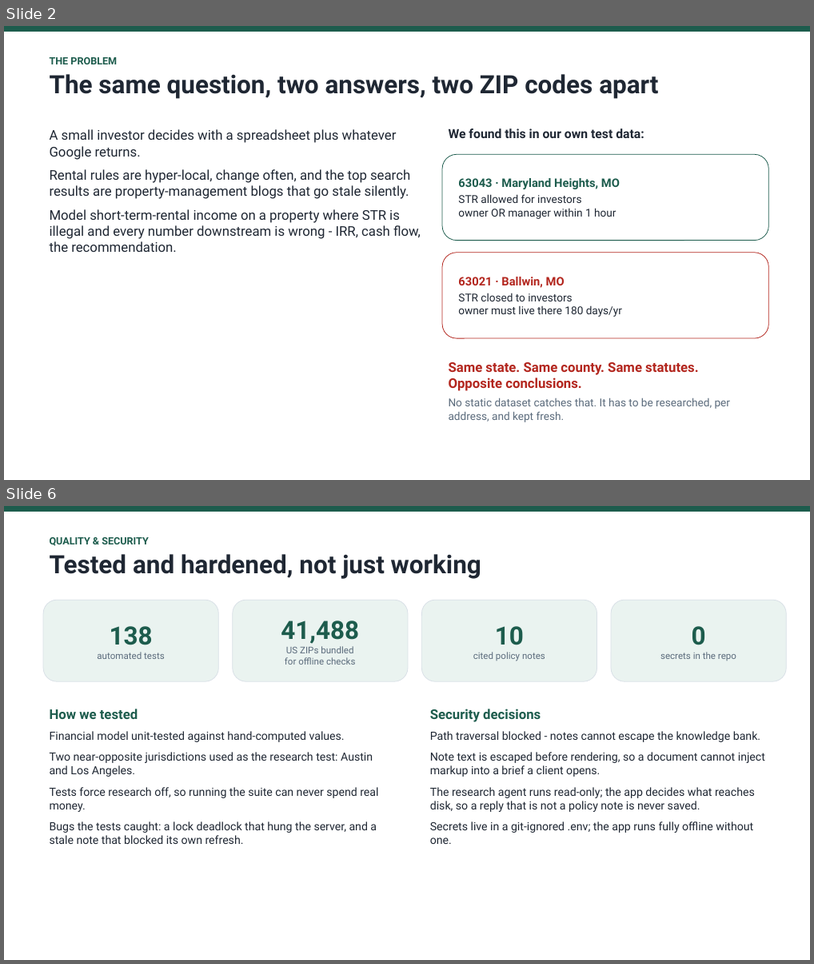
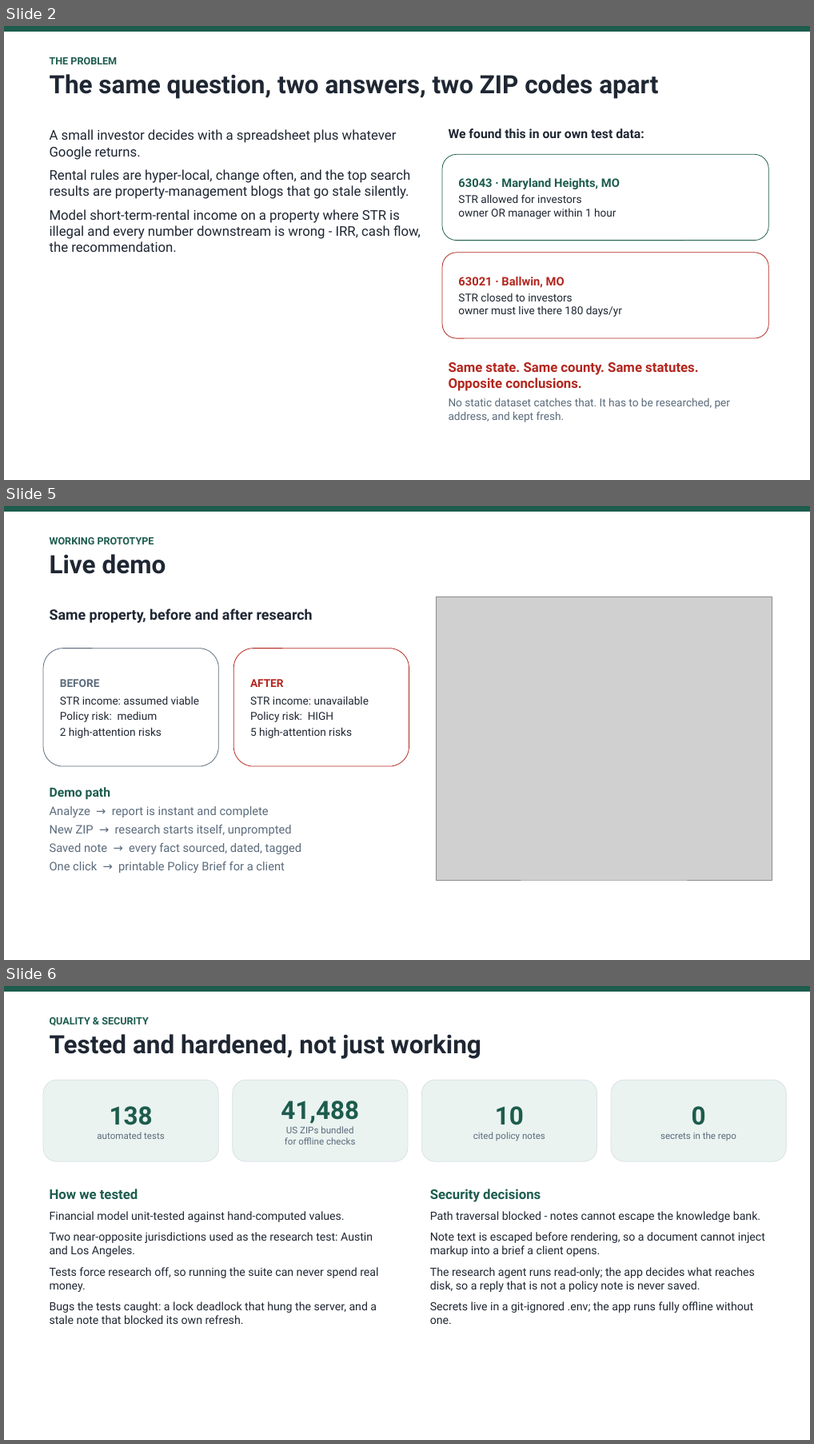
Before and after one commit to AsisNath/Real-Estate-Investment-Decision-Support, a slide deck: docs/submission/NorthStar-Presentation.pptx. Shown one above the other, each under a label of ours: slides 2 and 6 before the commit, slides 2, 5 and 6 after it; the slides between them are not shown. The pictures are 814x964 and 814x1444 pixels, drawn with LibreOffice and Linux fonts; fonts in the diff are those of the drawing; grey boxes stand for pictures. Boxes give left, top, right and bottom in pixels: in the first picture for what was removed or moved away, otherwise in the second. Text is boxed around its words. In the diff, an @@ line names an element or a change of style, - is before the commit and + after.

```diff
--- a/docs/submission/NorthStar-Presentation.pptx
+++ b/docs/submission/NorthStar-Presentation.pptx
@@ slide 5 added at <box>4,506,810,960</box>, background #FFFFFF @@
@@ rectangle added at <box>4,506,810,512</box>, fill #1D5C4D @@
@@ text added at <box>50,537,166,574</box>, 12 pt, text #1D5C4D, bold @@
+WORKING PROTOTYPE
+Live demo
@@ picture added at <box>437,596,772,880</box> @@
@@ text added at <box>50,608,313,623</box>, 17 pt, text #1F2733, bold @@
+Same property, before and after research
@@ rounded rectangle added at <box>43,648,218,766</box>, fill #FFFFFF, outline #5B6B7C 0.75 pt, 13 pt, text #1F2733 @@
+BEFORE
+STR income: assumed viable
+Policy risk: medium
+2 high-attention risks
@@ rounded rectangle added at <box>234,648,410,766</box>, fill #FFFFFF, outline #B3261E 0.75 pt, 13 pt, text #1F2733 @@
+AFTER
+STR income: unavailable
+Policy risk: HIGH
+5 high-attention risks
@@ text added at <box>50,787,302,872</box>, 14 pt, text #5B6B7C @@
+Demo path
+Analyze → report is instant and complete
+New ZIP → research starts itself, unprompted
+Saved note → every fact sourced, dated, tagged
+One click → printable Policy Brief for a client
```
Also in this commit, not shown: 3 slides changed, 1 slide removed, 4 other files.
